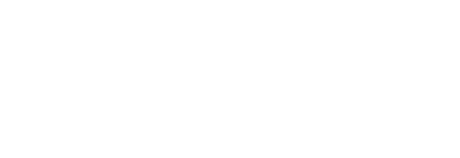
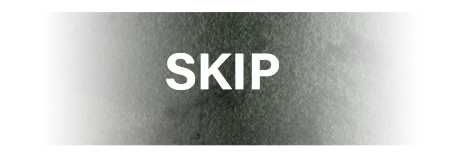
Layers edited between the first and the second w=460, h=158 image:
hid "Layer 6" over left=151, top=54, right=294, bottom=90
added layer "Layer 9" in group "Group 1" over left=166, top=53, right=279, bottom=90
showed "Layer 4 copy", painted on it, unmasked it over left=44, top=12, right=417, bottom=146
